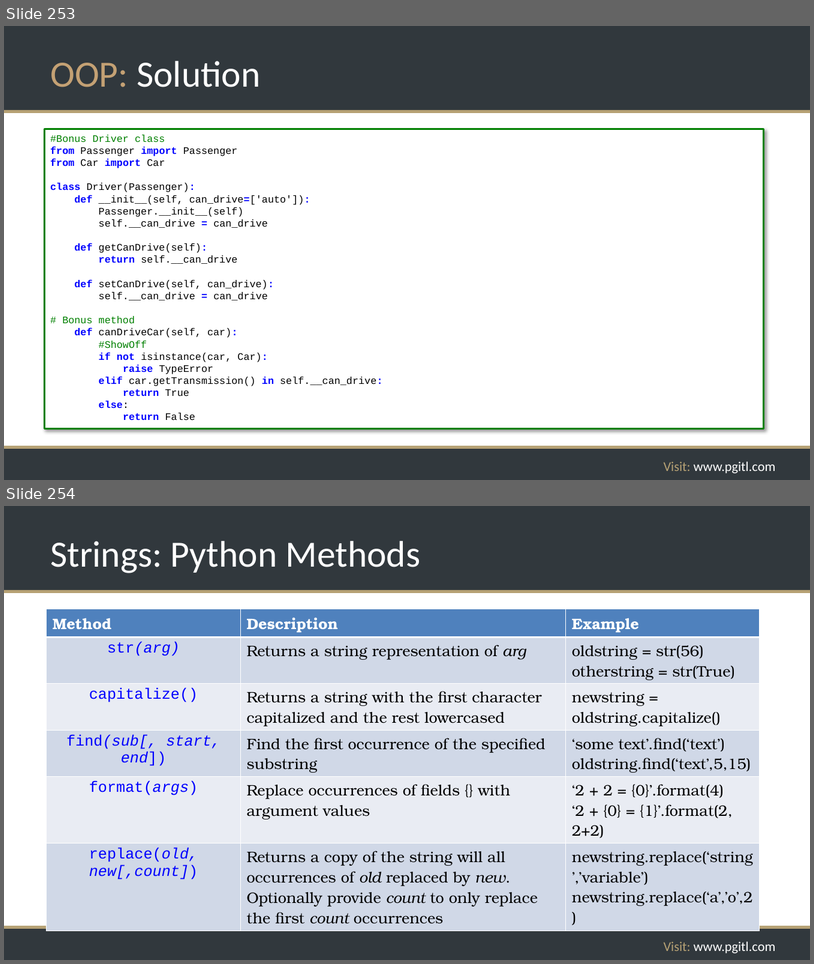
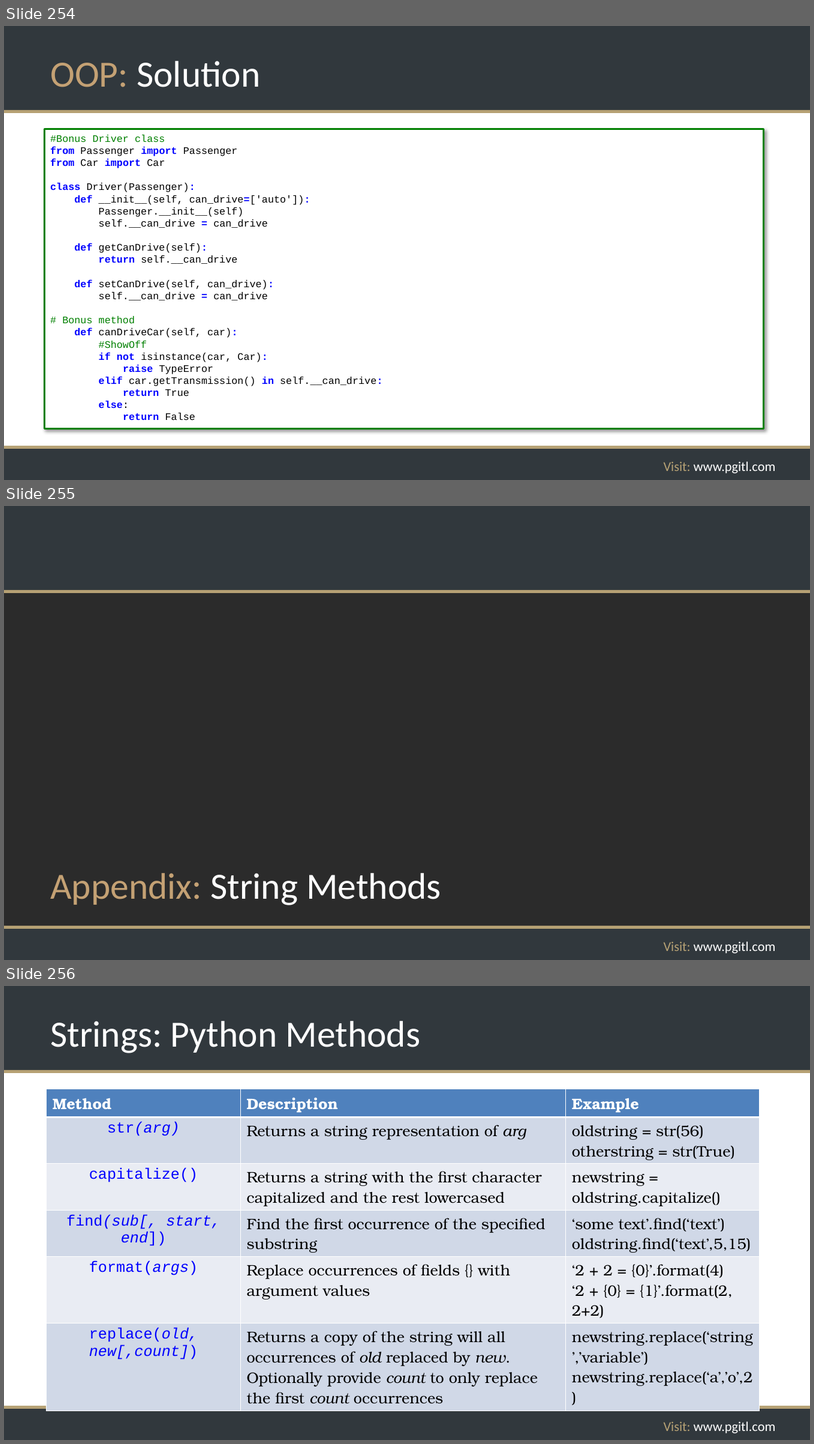
Before and after one commit to rikkouri/project-a, a slide deck: Programming Foundations.pptx. Shown one above the other, each under a label of ours: slides 253 and 254 before the commit, slides 254, 255 and 256 after it. The pictures are 814x964 and 814x1444 pixels, drawn with LibreOffice and Linux fonts; fonts in the diff are those of the drawing; background and template pictures are left out; a plain dark background stands for a picture behind light text. Boxes give left, top, right and bottom in pixels: in the first picture for what was removed or moved away, otherwise in the second. Text is boxed around its words. In the diff, an @@ line names an element or a change of style, - is before the commit and + after.

```diff
--- a/Programming Foundations.pptx
+++ b/Programming Foundations.pptx
@@ slide 255 added at (x1=4, y1=506, x2=810, y2=960), background picture (left out); not listed: 5 template elements that a slide beside it also shows @@
@@ title added at (x1=50, y1=873, x2=441, y2=905), 44 pt, text #FFFFFF @@
+Appendix: String Methods
@@ what was slide 253 is now slide 254 @@
@@ what was slide 254 is now slide 256 @@
```
Also in this commit, not shown: 5 slides changed, 1 other slide added, 1 other file.
